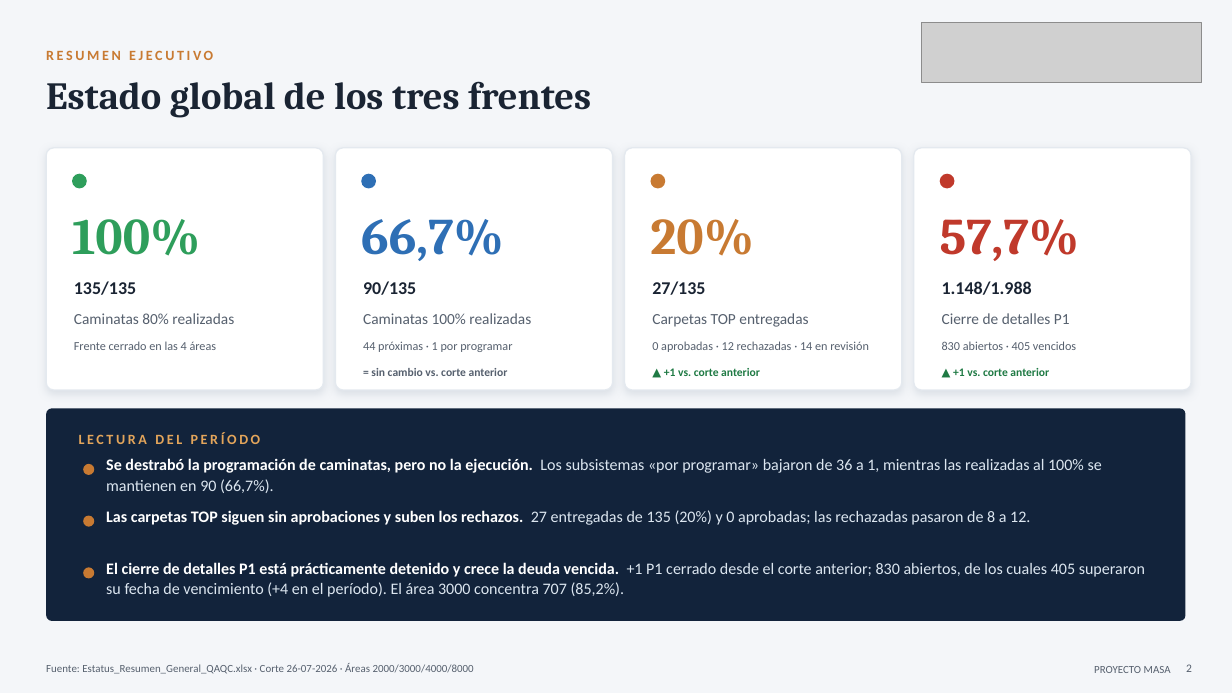
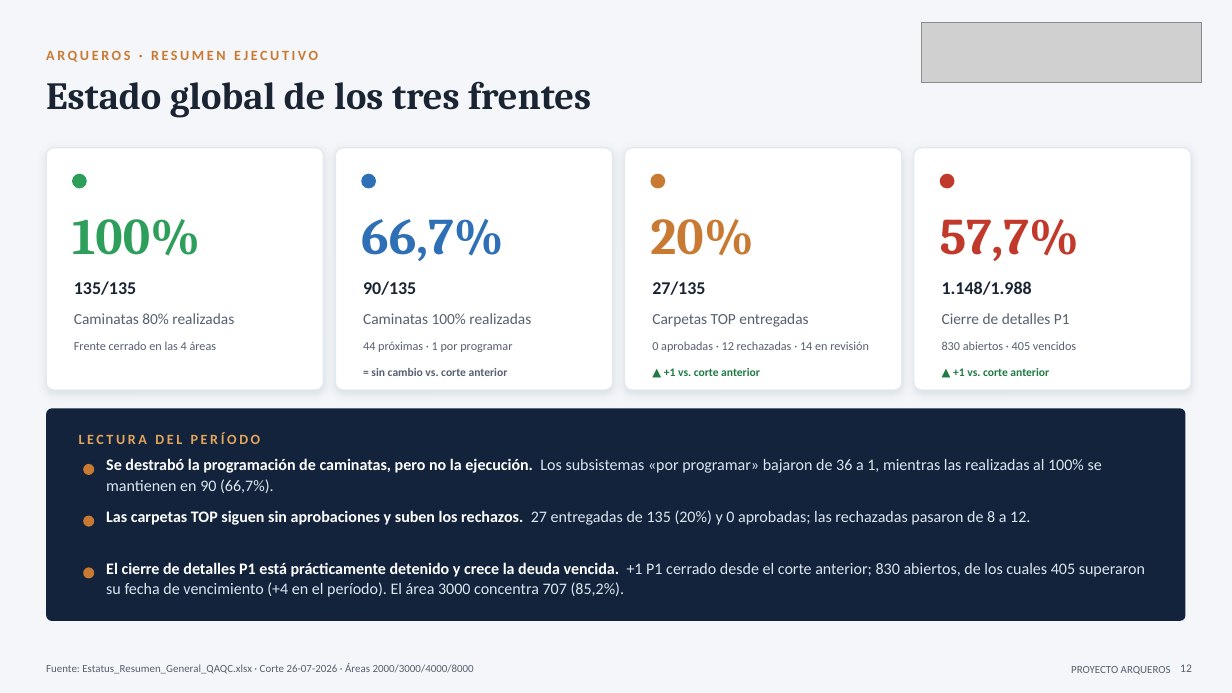
Before and after one commit to tdkvalex/Dashboard-HSEQ, a slide deck: slide 12 of panel_control_TOP_P1/Panel_Control_TOP_P1.pptx (slide 2 before the commit). Drawn at 1232x693 pixels with LibreOffice and Linux fonts; fonts in the diff are those of the drawing; grey boxes stand for pictures. Boxes give left, top, right and bottom in pixels: in the first picture for what was removed or moved away, otherwise in the second. Text is boxed around its words. In the diff, an @@ line names an element or a change of style, - is before the commit and + after.

```diff
--- a/panel_control_TOP_P1/Panel_Control_TOP_P1.pptx
+++ b/panel_control_TOP_P1/Panel_Control_TOP_P1.pptx
@@ text at box(46, 50, 318, 62): text changed @@
-RESUMEN EJECUTIVO
+ARQUEROS · RESUMEN EJECUTIVO
@@ text at box(1071, 666, 1171, 675): text changed @@
-PROYECTO MASA
+PROYECTO ARQUEROS
@@ text at box(1180, 664, 1192, 672): text changed @@
-2
+12
```
Also in this commit, not shown: 16 other slides changed, 7 other files.
